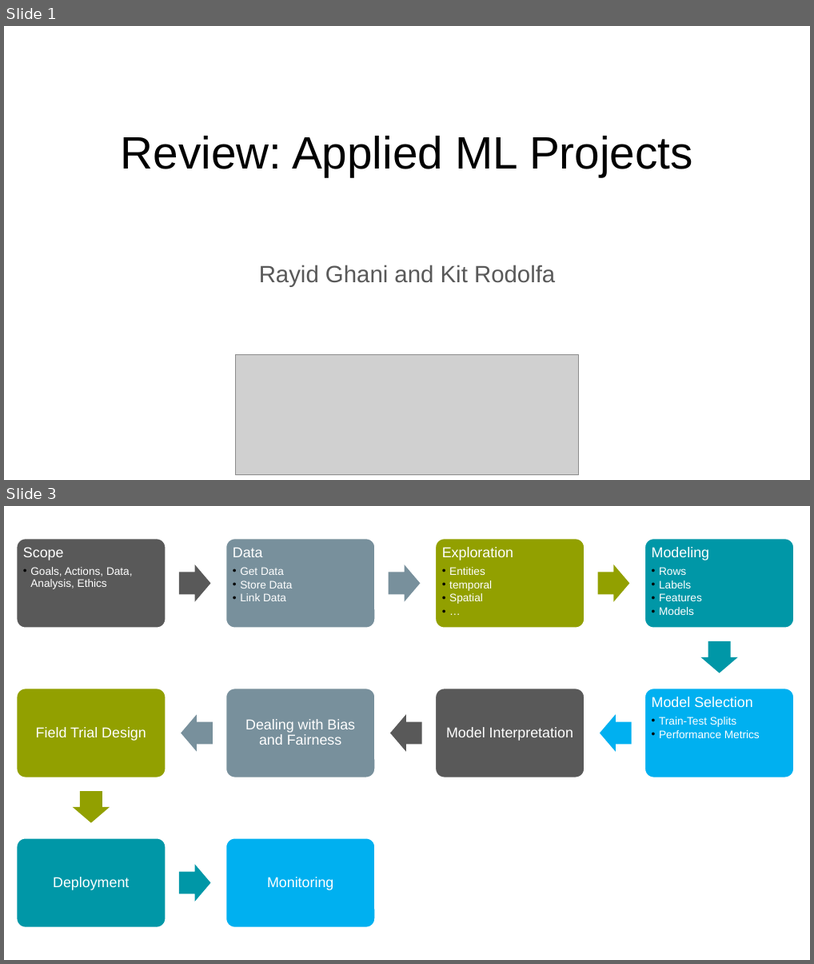
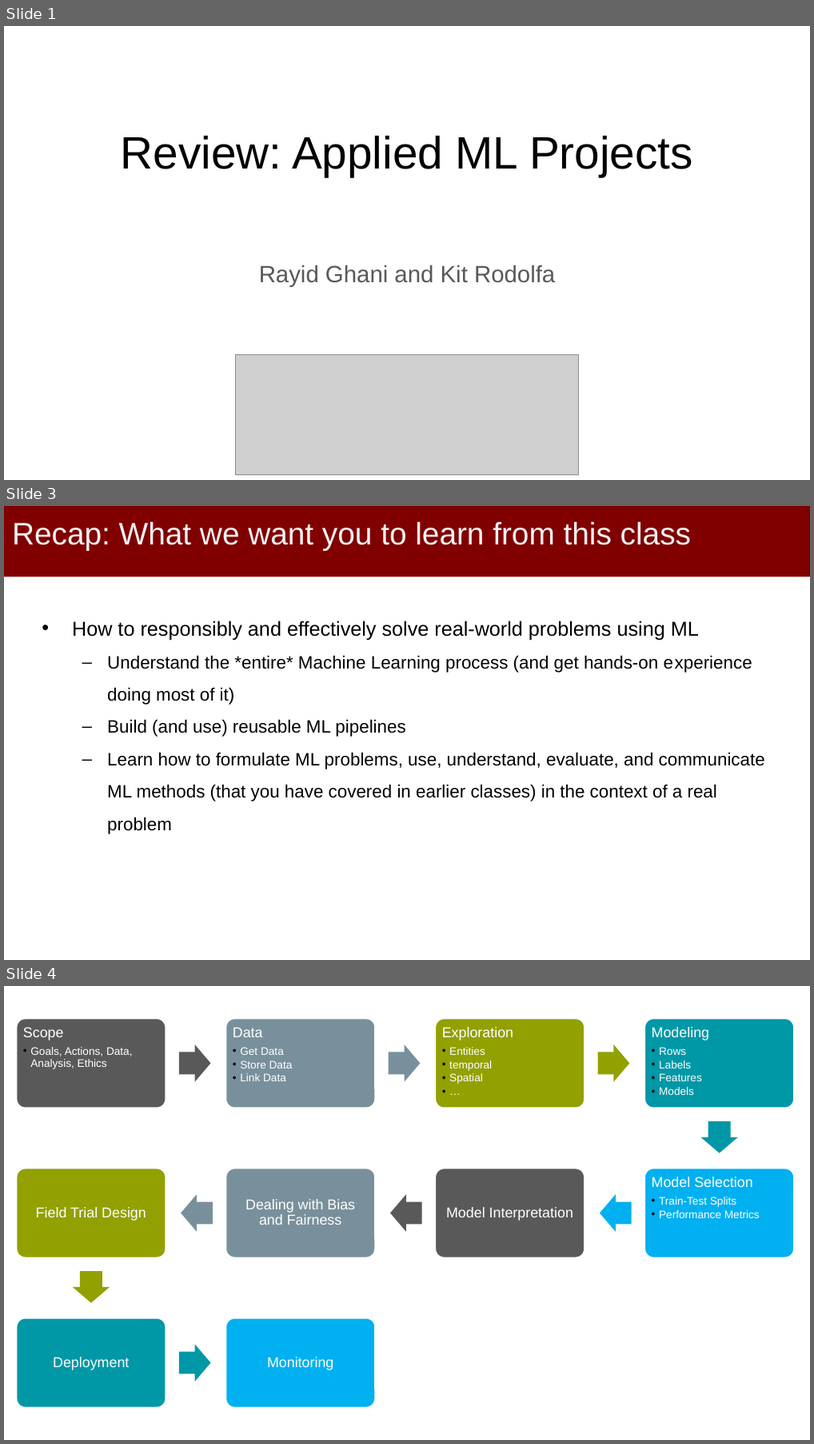
Before and after one commit to dssg/MLinPractice, a slide deck: Lectures/Lecture11-Module1Review.pptx. Shown one above the other, each under a label of ours: slides 1 and 3 before the commit, slides 1, 3 and 4 after it; the slides between them are not shown. The pictures are 814x964 and 814x1444 pixels, drawn with LibreOffice and Linux fonts; fonts in the diff are those of the drawing; grey boxes stand for pictures. Boxes give left, top, right and bottom in pixels: in the first picture for what was removed or moved away, otherwise in the second. Text is boxed around its words. In the diff, an @@ line names an element or a change of style, - is before the commit and + after.

```diff
--- a/Lectures/Lecture11-Module1Review.pptx
+++ b/Lectures/Lecture11-Module1Review.pptx
@@ slide 3 added at [4, 506, 810, 960], background #FFFFFF @@
@@ title added at [4, 506, 810, 576], fill #800000, 37 pt, text #F2F2F2 @@
+Recap: What we want you to learn from this class
@@ text added at [72, 620, 766, 834], 21.3 pt, text #000000 @@
+• How to responsibly and effectively solve real-world problems using ML
+  – Understand the *entire* Machine Learning process (and get hands-on experience doing most of it)
+  – Build (and use) reusable ML pipelines
+  – Learn how to formulate ML problems, use, understand, evaluate, and communicate ML methods (that you have covered in earlier classes) in the context of a real problem
@@ what was slide 3 is now slide 4 @@
```
Also in this commit, not shown: 2 slides changed, 17 other slides added.
